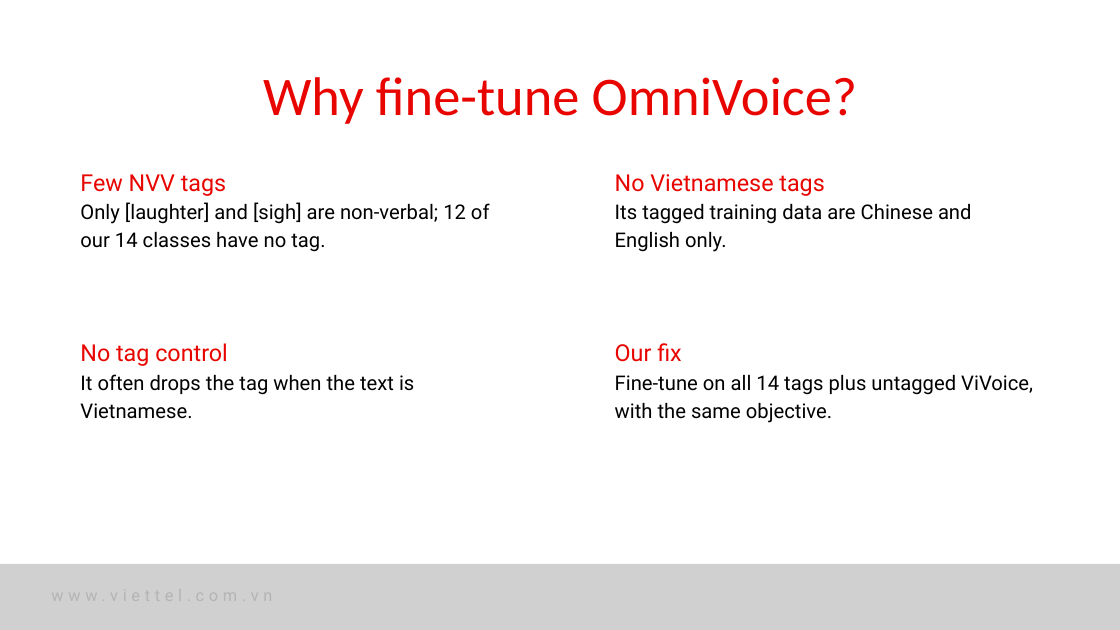
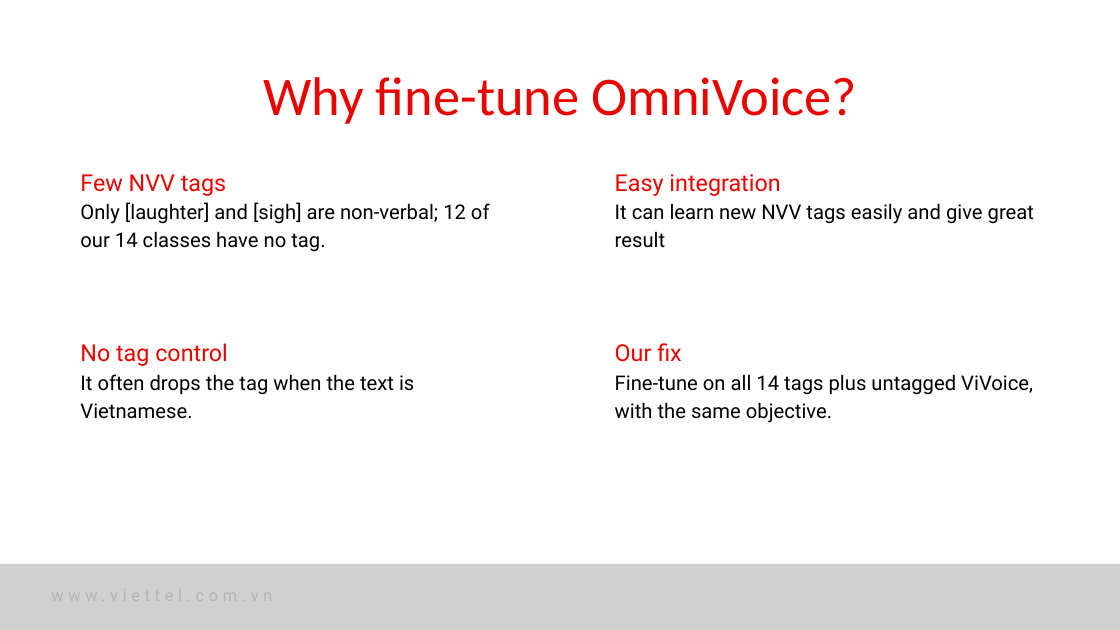
Before and after one commit to nhakanasi/VDT_GD2, a slide deck: slide 13 of Method.pptx. Drawn at 1120x630 pixels with LibreOffice and Linux fonts; fonts in the diff are those of the drawing; grey boxes stand for pictures. Boxes give left, top, right and bottom in pixels: in the first picture for what was removed or moved away, otherwise in the second. Text is boxed around its words. In the diff, an @@ line names an element or a change of style, - is before the commit and + after.

Commit message:
update pptx

```diff
--- a/Method.pptx
+++ b/Method.pptx
@@ text at (615,174,1034,248): text changed @@
-No Vietnamese tags
-Its tagged training data are Chinese and English only.
+Easy integration
+It can learn new NVV tags easily and give great result
```
Also in this commit, not shown: 4 other slides changed, 7 slides added, 4 slides removed.
